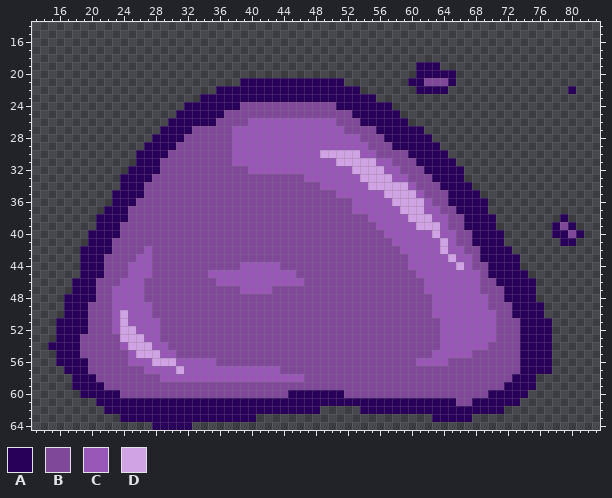
Two states of a sprite sheet, Game/resources/images/slime2.png. The picture above was drawn from the file before the commit.
The file is 100x75 pixels. Shown: x 13..83, y 14..64.
Palette (. is transparent): A #28005a  B #7f4899  C #9957b7  D #d0a3e4
And afterwards:
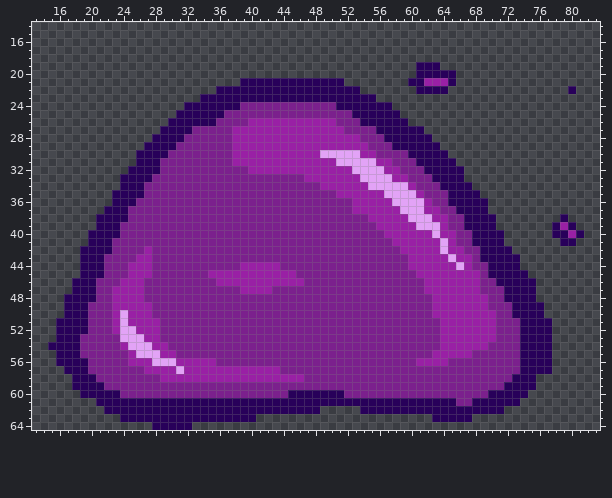
Diff:
{"colour":"B","old":"#7f4899","new":"#7b208d"}
{"colour":"C","old":"#9957b7","new":"#9920a5"}
{"colour":"D","old":"#d0a3e4","new":"#e2a3f6"}
{"y":21,"x":62,"old":"BBB","new":"CCC"}
{"y":39,"x":79,"old":"B","new":"C"}
{"y":40,"x":80,"old":"B","new":"C"}
